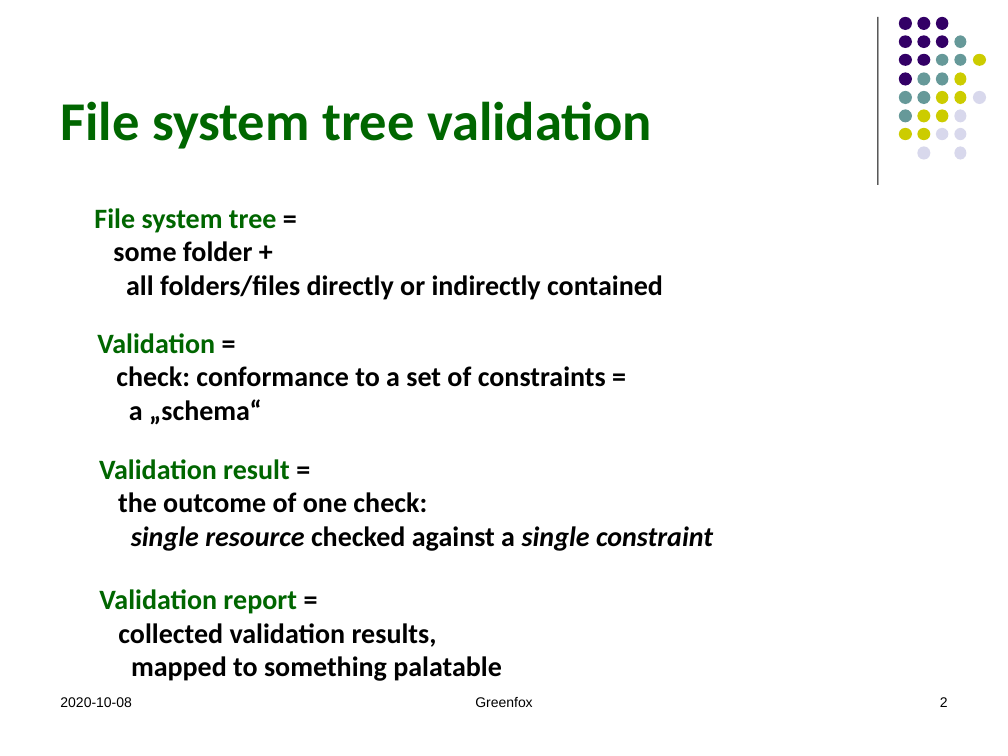
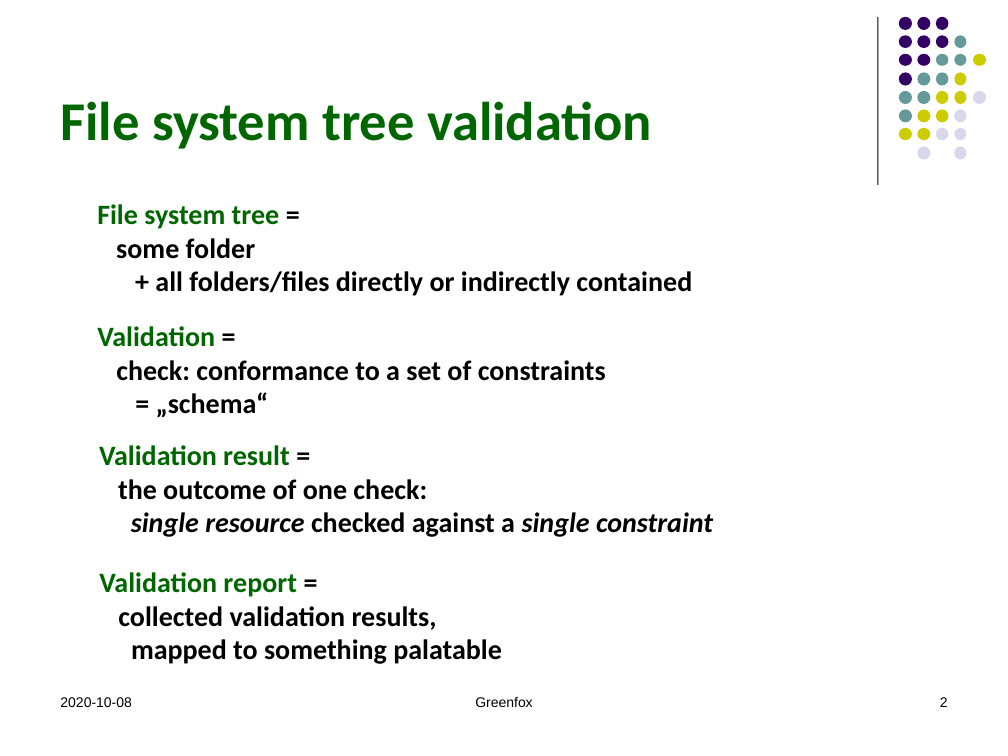
Before and after one commit to hrennau/greenfox, a slide deck: slide 2 of declarative-amsterdam-2020/an-introduction-to-greenfox/an-introduction-to-greenfox.pptx. Drawn at 1008x756 pixels with LibreOffice and Linux fonts; fonts in the diff are those of the drawing. Boxes give left, top, right and bottom in pixels: in the first picture for what was removed or moved away, otherwise in the second. Text is boxed around its words. In the diff, an @@ line names an element or a change of style, - is before the commit and + after.

```diff
--- a/declarative-amsterdam-2020/an-introduction-to-greenfox/an-introduction-to-greenfox.pptx
+++ b/declarative-amsterdam-2020/an-introduction-to-greenfox/an-introduction-to-greenfox.pptx
@@ text at [116, 238, 692, 296]: spaces changed @@
-some folder +
-all folders/files directly or indirectly contained
+some folder
++ all folders/files directly or indirectly contained
@@ text "Validation =": place and size @@
-text "Validation =" at [97, 333, 606, 425]
+text "Validation =" at [97, 326, 606, 418]
@@ text at [116, 360, 606, 418]: text changed @@
-check: conformance to a set of constraints =
-a „schema“
+check: conformance to a set of constraints
+= „schema“
@@ text "Validation result =": place and size @@
-text "Validation result =" at [99, 459, 713, 551]
+text "Validation result =" at [99, 445, 713, 537]
@@ text "Validation report =": place and size @@
-text "Validation report =" at [99, 589, 502, 681]
+text "Validation report =" at [99, 572, 502, 664]
```
Also in this commit, not shown: 11 other slides changed.
